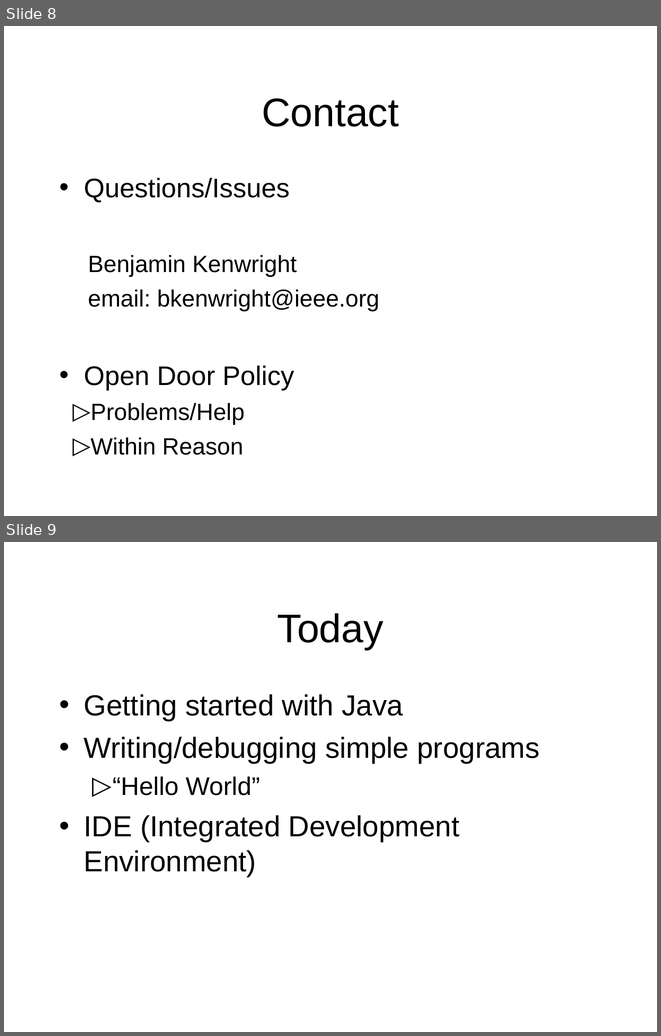
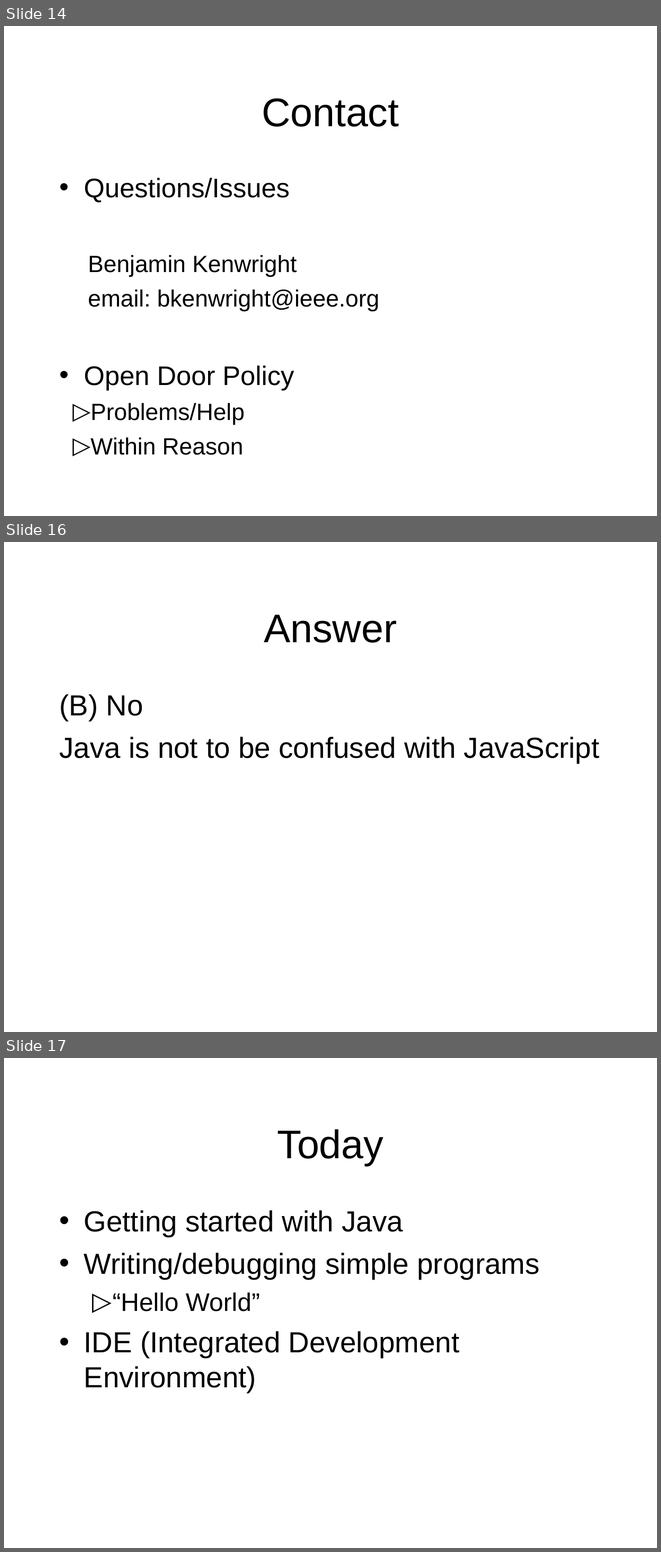
Before and after one commit to octaviordz/zjnu2017.github.io, a slide deck: OOP/lectures/010--Introduction.ppt. Shown one above the other, each under a label of ours: slides 8 and 9 before the commit, slides 14, 16 and 17 after it; the slides between them are not shown. The pictures are 661x1036 and 661x1552 pixels, drawn with LibreOffice and Linux fonts; fonts in the diff are those of the drawing. Boxes give left, top, right and bottom in pixels: in the first picture for what was removed or moved away, otherwise in the second. Text is boxed around its words. In the diff, an @@ line names an element or a change of style, - is before the commit and + after.

```diff
--- a/OOP/lectures/010--Introduction.ppt
+++ b/OOP/lectures/010--Introduction.ppt
@@ slide 16 added at [4, 542, 657, 1032], background #FFFFFF @@
@@ title added at [264, 615, 397, 643], 44 pt, text #000000 @@
+Answer
@@ text added at [59, 694, 600, 763], 32 pt, text #000000 @@
+(B) No
+Java is not to be confused with JavaScript
@@ what was slide 8 is now slide 14 @@
@@ what was slide 9 is now slide 17 @@
```
Also in this commit, not shown: 2 slides changed, 7 other slides added, 1 other file.
